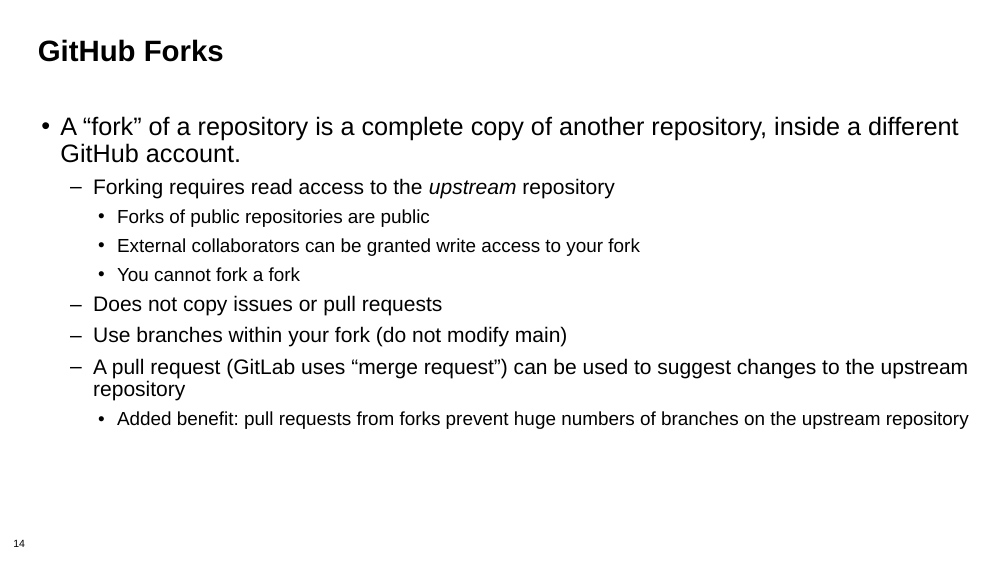
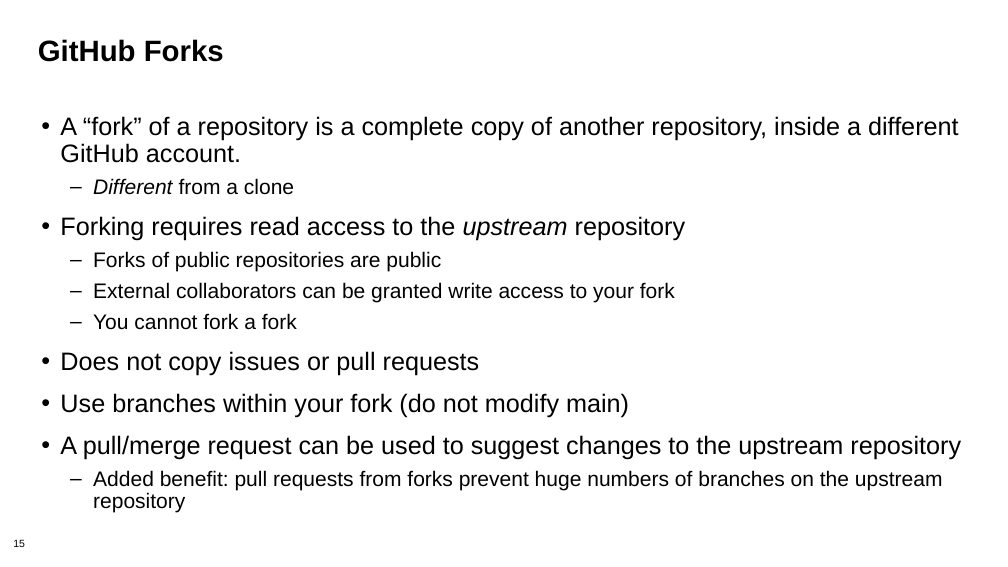
Before and after one commit to bssw-tutorial/presentations, a slide deck: slide 15 of git-workflows.pptx (slide 14 before the commit). Drawn at 1008x567 pixels with LibreOffice and Linux fonts; fonts in the diff are those of the drawing; background and template pictures are left out. Boxes give left, top, right and bottom in pixels: in the first picture for what was removed or moved away, otherwise in the second. Text is boxed around its words. In the diff, an @@ line names an element or a change of style, - is before the commit and + after.

```diff
--- a/git-workflows.pptx
+++ b/git-workflows.pptx
@@ text at box(93, 178, 294, 195): paragraph added @@
+  – Different from a clone
@@ text at box(60, 216, 943, 513): size 20 to 24 pt in "Forking requires read access to the upstream ...", "Does not copy issues or pull requests", "Use branches within your fork (do not ..."; size 18 to 20 pt in "Forks of public repositories are public", "External collaborators can be granted write access ...", "You cannot fork a fork", "Added benefit: pull requests from forks prevent ..."; bullet – to •; list level 2 to 1 in "Forking requires read access to ..."; bullet • to –; list level 3 to 2 in "Forks of public repositories are ..."; list level 3 to 2 in "External collaborators can be granted ..."; list level 3 to 2 in "You cannot fork a fork"; list level 2 to 1 in "Does not copy issues or ..."; list level 2 to 1 in "Use branches within your fork ..."; list level 3 to 2 in "Added benefit: pull requests from ..." @@
@@ text at box(60, 435, 961, 459): text changed; size 20 to 24 pt @@
-  – A pull request (GitLab uses “merge request”) can be used to suggest changes to the upstream repository
+• A pull/merge request can be used to suggest changes to the upstream repository
@@ page number at box(13, 539, 25, 547): text changed @@
-14
+15
```
Also in this commit, not shown: 8 other slides changed, 2 slides added, 1 other file.
